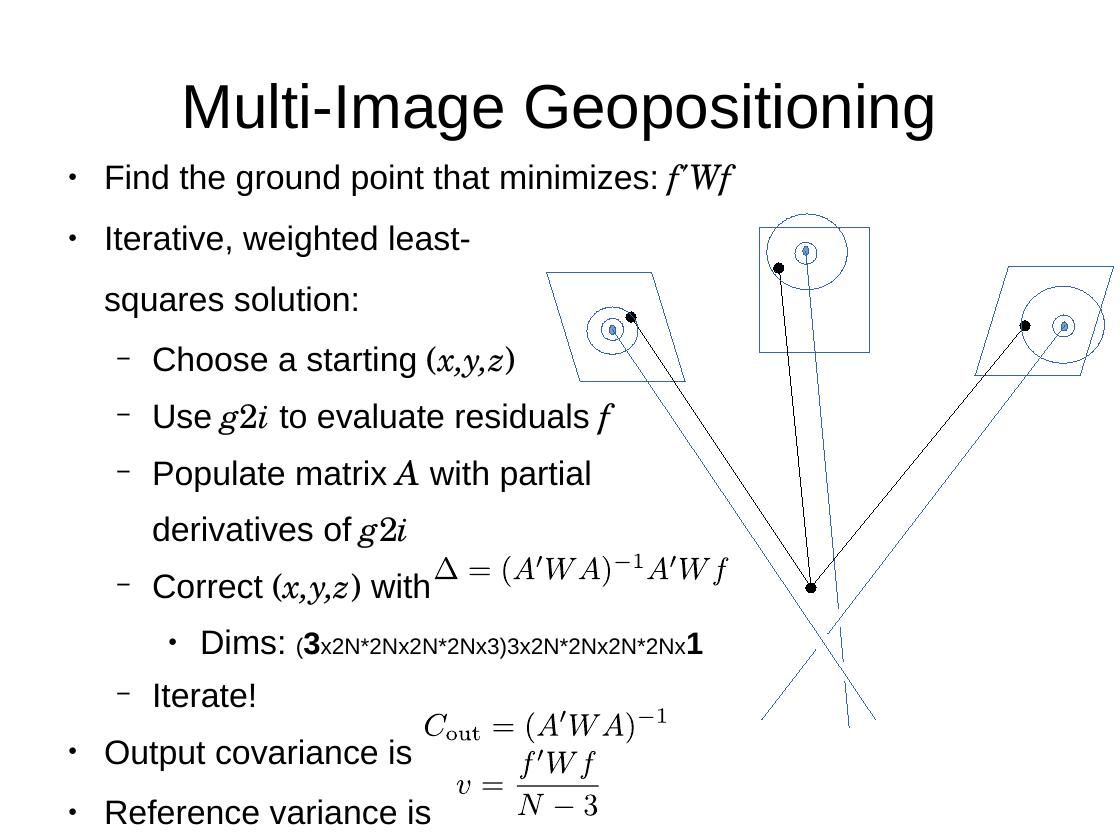
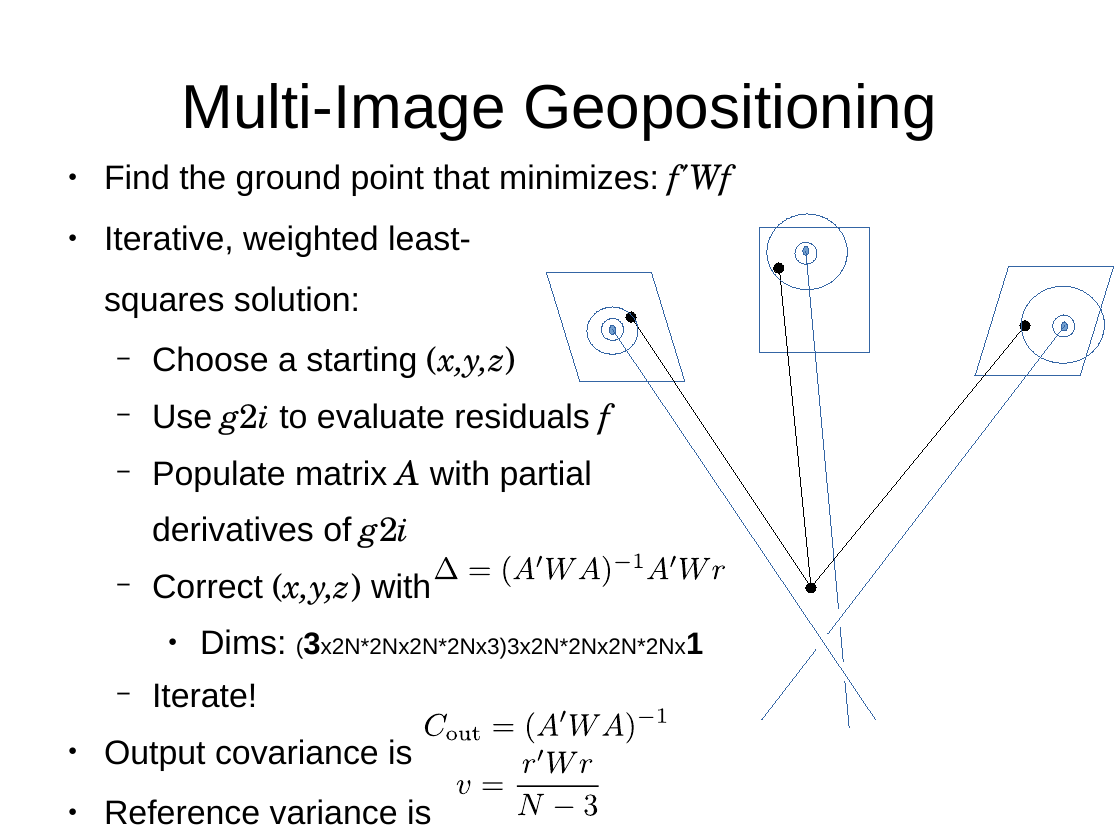
Before and after one commit to sethmerickel/Multi-Image-Geopositioning, a slide deck: slide 31 of papers/fresno2017.odp (slide 25 before the commit). Drawn at 1120x840 pixels with LibreOffice and Linux fonts; fonts in the diff are those of the drawing. Boxes give left, top, right and bottom in pixels: in the first picture for what was removed or moved away, otherwise in the second. Text is boxed around its words. In the diff, an @@ line names an element or a change of style, - is before the commit and + after.

```diff
--- a/papers/fresno2017.odp
+++ b/papers/fresno2017.odp
@@ freeform shape at [433, 554, 727, 586]: outline redrawn @@
@@ freeform shape: place and size @@
-freeform shape at [713, 558, 729, 586]
+freeform shape at [712, 566, 725, 580]
@@ freeform shape: place and size @@
-freeform shape at [520, 751, 536, 780]
+freeform shape at [522, 759, 535, 773]
@@ freeform shape at [547, 752, 577, 774]: outline redrawn @@
@@ freeform shape: place and size @@
-freeform shape at [580, 751, 596, 780]
+freeform shape at [580, 759, 593, 773]
```
Also in this commit, not shown: 26 other slides changed, 27 slides added, 9 slides removed, 2 other files.
